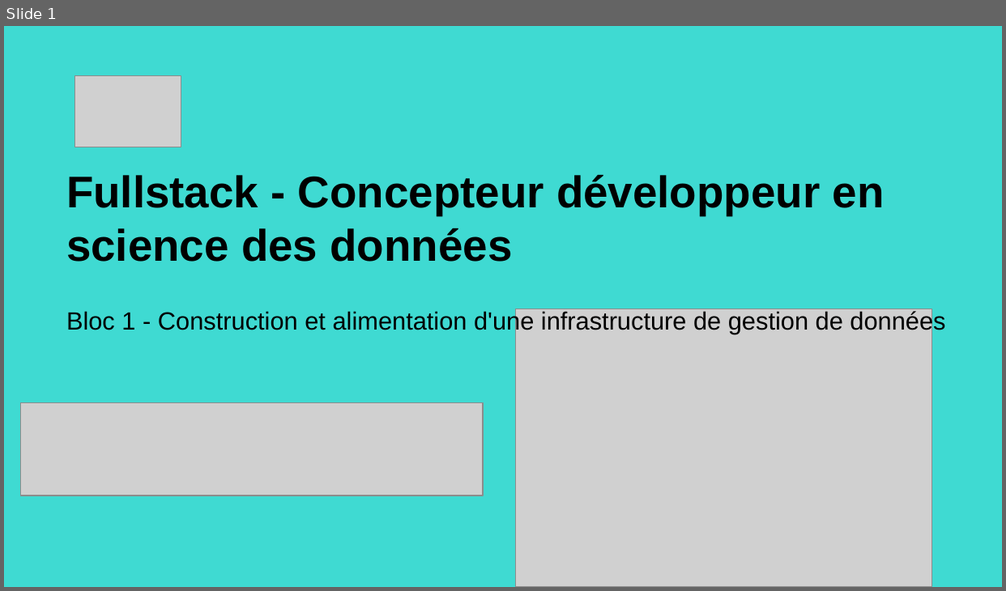
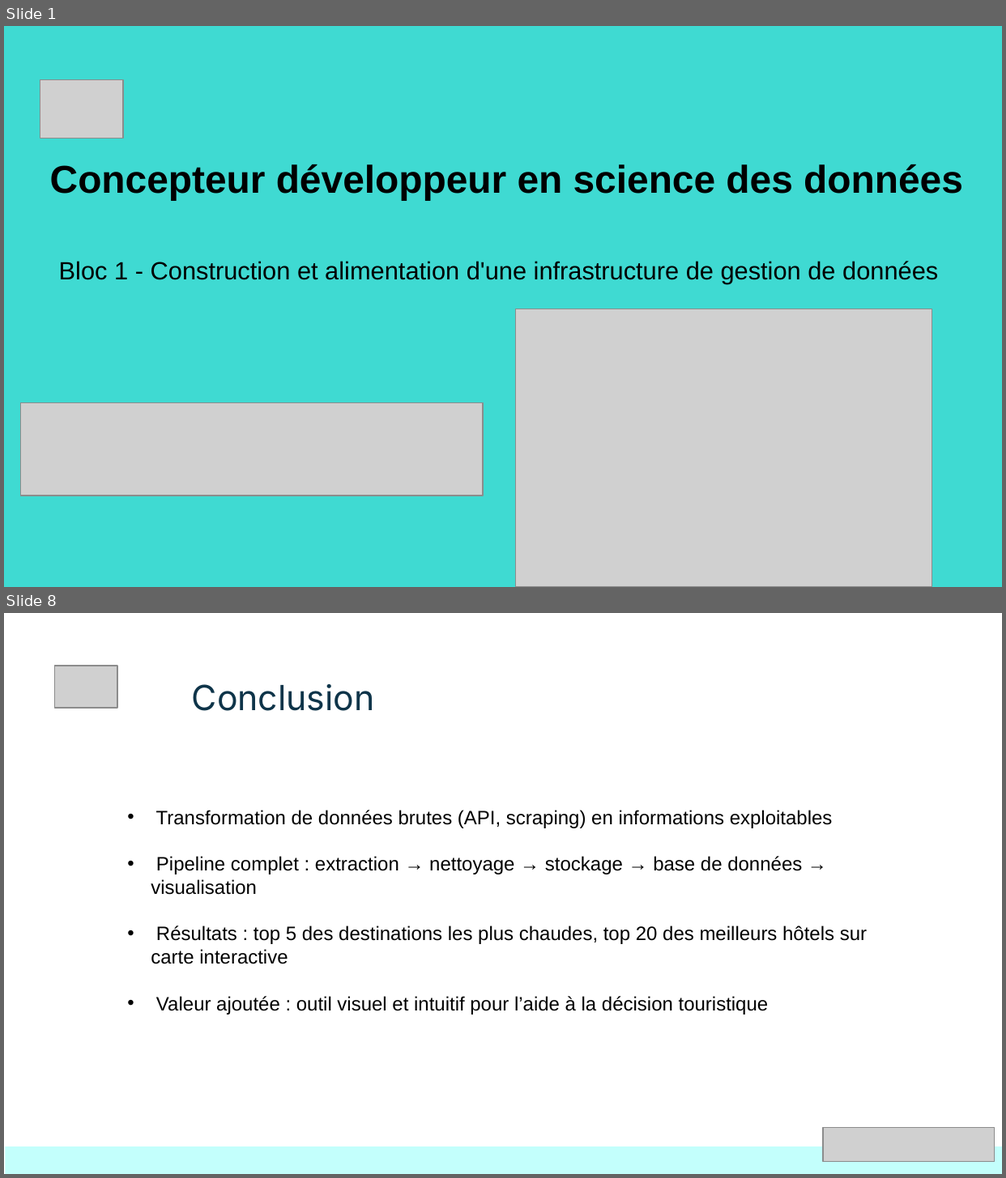
Before and after one commit to Nath-data13/DSFS_certif_2025, a slide deck: Bloc1/bloc1_kayak.pptx. Shown one above the other, each under a label of ours: slide 1 before the commit, slides 1 and 8 after it; the slides between them are not shown. The pictures are 1006x591 and 1006x1178 pixels, drawn with LibreOffice and Linux fonts; fonts in the diff are those of the drawing; grey boxes stand for pictures. Boxes give left, top, right and bottom in pixels: in the first picture for what was removed or moved away, otherwise in the second. Text is boxed around its words. In the diff, an @@ line names an element or a change of style, - is before the commit and + after.

```diff
--- a/Bloc1/bloc1_kayak.pptx
+++ b/Bloc1/bloc1_kayak.pptx
@@ slide 8 added at (x1=4, y1=613, x2=1002, y2=1174), background #FFFFFF @@
@@ picture added at (x1=55, y1=666, x2=117, y2=708) @@
@@ title added at (x1=192, y1=684, x2=375, y2=711), 25 pt, text #0E3449 @@
+Conclusion
@@ text added at (x1=151, y1=810, x2=867, y2=1015), 14 pt, text #000000 @@
+• Transformation de données brutes (API, scraping) en informations exploitables
+• Pipeline complet : extraction → nettoyage → stockage → base de données → visualisation
+• Résultats : top 5 des destinations les plus chaudes, top 20 des meilleurs hôtels sur carte interactive
+• Valeur ajoutée : outil visuel et intuitif pour l’aide à la décision touristique
@@ rectangle added at (x1=5, y1=1147, x2=1002, y2=1174), fill #C3FFFC @@
@@ picture added at (x1=823, y1=1128, x2=995, y2=1163) @@
@@ slide 1 changed as well @@
@@ picture resized from (x1=74, y1=76, x2=181, y2=147) to (x1=40, y1=80, x2=123, y2=139) @@
@@ title at (x1=50, y1=165, x2=963, y2=200): text changed; size 32 to 28 pt @@
-Fullstack - Concepteur développeur en science des données
+Concepteur développeur en science des données
@@ title "Bloc 1 - Construction et ..." moved from (x1=66, y1=310, x2=945, y2=335) to (x1=59, y1=261, x2=938, y2=284) @@
```
Also in this commit, not shown: 1 other slide changed, 8 other slides added, 6 slides removed, 2 other files.
